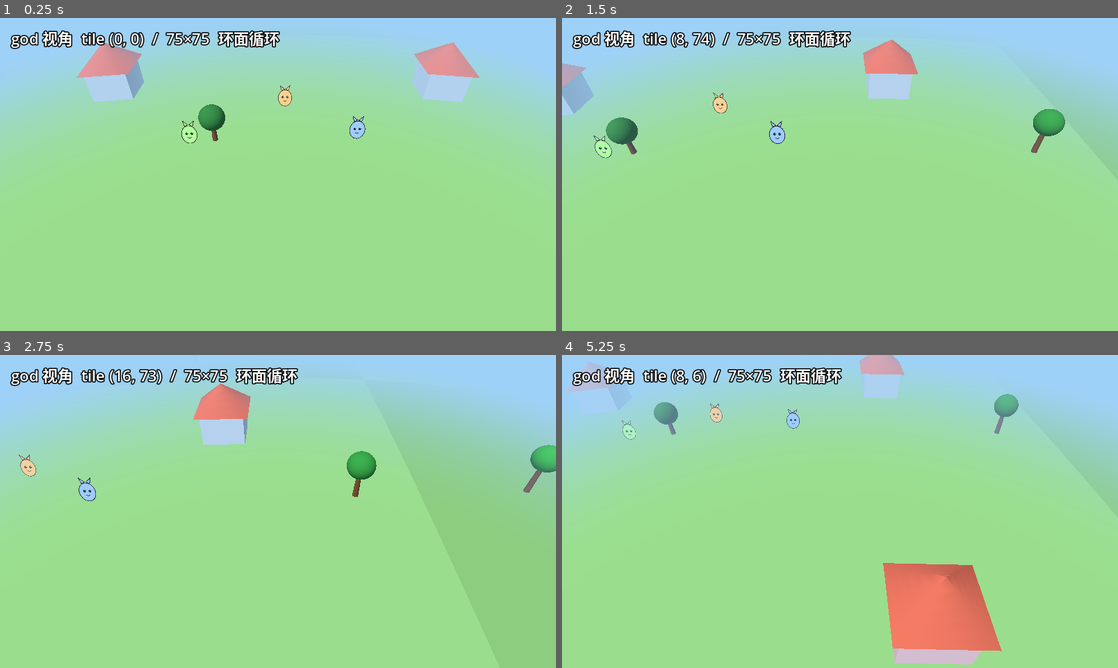
Above: before the commit, frames 1-4 (two rows, left to right).
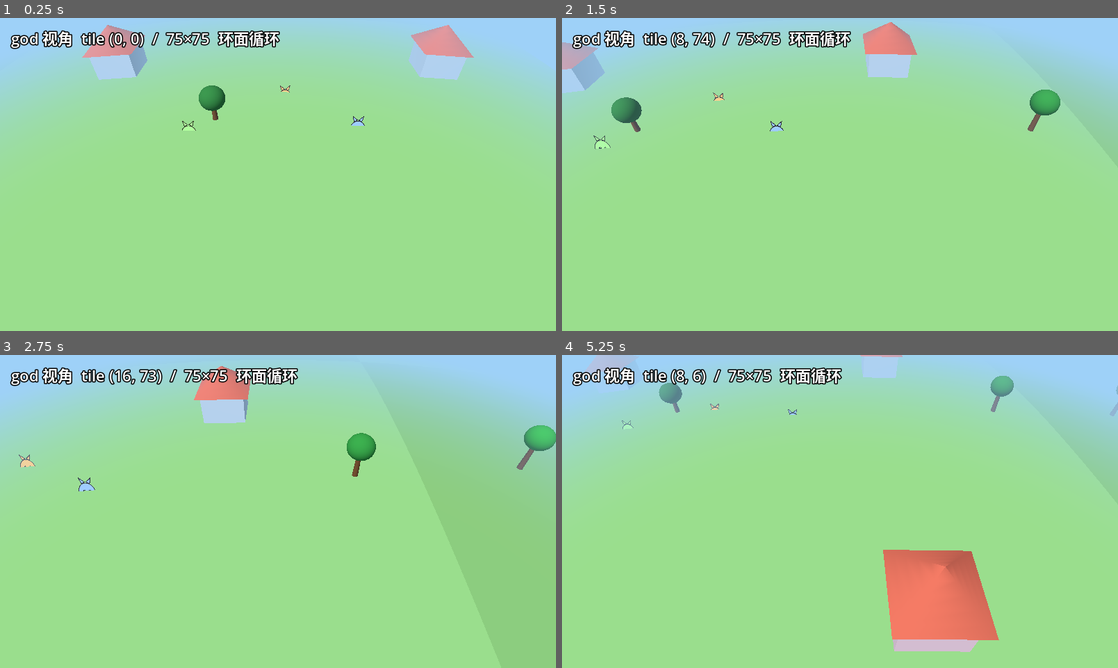
Above: after the commit, the same moments.

Repository: hoveychen/maliang
Game: Godot game, scene res://main.tscn
Two runs of this game, one before a commit and one after it. Both use one fixed random seed, a clock stepped at 60 frames per second and the inputs below.
Inputs (mouse positions are in pixels of both pictures, inside the frame that each line leads up to):
- Up to frame 1 (0.25 s): no input
- Up to frame 2 (1.5 s): tap Enter (ui_accept) at 0.5, 0.77 s; move the mouse to (962, 158) at 0.52 s; hold Right (ui_right) 0.53-1.25 s; click (962, 158) at 0.67 s; drag from (728, 190) to (812, 237) at 1.27 s
- Up to frame 3 (2.75 s): tap Enter (ui_accept) at 2 s; move the mouse to (333, 442) at 2.02 s; hold Right (ui_right) from 2.03 s (still down)
- Up to frame 4 (5.25 s): release Right (ui_right) at 2.75 s; drag from (812, 574) to (673, 464) at 2.77 s; tap Enter (ui_accept) at 3.5, 3.77, 5 s; move the mouse to (1006, 558) at 3.52 s; hold Left (ui_left) 3.53-4.25 s; drag from (673, 464) to (756, 433) at 4.27 s; move the mouse to (867, 511) at 5.02 s; hold Down (ui_down) from 5.03 s (still down); click (867, 511) at 5.17 s

The runs differ from the first frame. In frame 1, 4.4% of the frame differs, in the area x 13-100%, y 2-40%; in frame 2, 4.6%; in frame 3, 3.7%; in frame 4, 4.6%, in the area x 1-100%, y 0-99%.

Commit message:
feat(render): world_bend 轻 PBR + 世界空间弯曲
- 弯曲从视图空间改为 world_vertex_coords 世界空间位移（玩家居中），
  相机/shadow pass 几何一致，为恢复阴影铺路
- 着色器新增 albedo 贴图、normal map、roughness、uv_scale uniform
- BendMat 新增 make_textured() 与 wrap_scene()：把导入 gltf 的
  StandardMaterial3D 换成等效 bend 材质（保留贴图/颜色/粗糙度），带缓存

非 headless --quit 一帧验证：Metal 下 shader 编译无错。

Diff:
--- a/scripts/bend_mat.gd
+++ b/scripts/bend_mat.gd
@@ -1,7 +1,8 @@
 class_name BendMat
 extends RefCounted
 ## 共享 world-bending ShaderMaterial 工厂。
-## 所有世界几何（地块/树/角色）都用它，才能统一跟随弯曲。
+## 所有世界几何（地块/树/房子）都用它，才能统一跟随弯曲。
+## 纯色与贴图两种入口；贴图版可选 normal map（轻 PBR：albedo + normal + 粗糙度常量）。
 
 const CURVATURE := 0.0015  ## 动森式大半径：极缓曲率，大部分平地感、远处缓弯隐去天空
 static var _shader: Shader = null
@@ -17,3 +18,58 @@
 	m.set_shader_parameter("albedo", color)
 	m.set_shader_parameter("curvature", CURVATURE)
 	return m
+
+static func make_textured(
+	tex: Texture2D,
+	color := Color.WHITE,
+	rough := 0.95,
+	uv_scale := Vector2.ONE,
+	normal: Texture2D = null,
+	normal_depth := 1.0,
+) -> ShaderMaterial:
+	var m := make(color)
+	m.set_shader_parameter("albedo_tex", tex)
+	m.set_shader_parameter("roughness", rough)
+	m.set_shader_parameter("uv_scale", uv_scale)
+	if normal != null:
+		m.set_shader_parameter("normal_tex", normal)
+		m.set_shader_parameter("normal_depth", normal_depth)
+	return m
+
+## 把导入模型（如 KayKit gltf）的 StandardMaterial3D 换成等效的 bend 材质，
+## 保留其 albedo 贴图/颜色与粗糙度——否则导入网格不跟随世界弯曲。
+## 对同一 StandardMaterial3D 做缓存，整包资产共享一张调色板 atlas 时只建一个材质。
+static var _wrapped_cache: Dictionary = {}
+
+static func wrap_scene(root: Node) -> void:
+	for node in root.find_children("*", "MeshInstance3D", true, false):
+		var mi: MeshInstance3D = node
+		if mi.mesh == null:
+			continue
+		for s in range(mi.mesh.get_surface_count()):
+			var src := mi.get_active_material(s)
+			if src is ShaderMaterial:
+				continue  # 已是 bend 材质
+			mi.set_surface_override_material(s, _wrap_material(src))
+
+static func _wrap_material(src: Material) -> ShaderMaterial:
+	if src == null:
+		return make(Color.WHITE)
+	var key := src.get_instance_id()
+	if _wrapped_cache.has(key):
+		return _wrapped_cache[key]
+	var m: ShaderMaterial
+	if src is BaseMaterial3D:
+		var b: BaseMaterial3D = src
+		m = make_textured(
+			b.albedo_texture,
+			b.albedo_color,
+			b.roughness,
+			Vector2.ONE,
+			b.normal_texture if b.normal_enabled else null,
+			b.normal_scale if b.normal_enabled else 0.0,
+		)
+	else:
+		m = make(Color.WHITE)
+	_wrapped_cache[key] = m
+	return m
--- a/shaders/world_bend.gdshader
+++ b/shaders/world_bend.gdshader
@@ -1,19 +1,27 @@
 shader_type spatial;
-render_mode cull_back, diffuse_lambert, specular_disabled;
-// World-bending（"小星球"弯曲）：在视图空间按离相机的水平距离平方把顶点往下压，
-// 远处地面向下弯出弧形地平线。逻辑/数据仍是纯平铺环面，只有渲染弯曲。
-// 直接写 POSITION（裁剪空间），绕过默认 MODELVIEW→PROJECTION。
+render_mode cull_back, diffuse_lambert, specular_disabled, world_vertex_coords;
+// World-bending（"小星球"弯曲）：按离世界原点（玩家——渲染是玩家居中的，见 chunk_manager）
+// 的水平距离平方把顶点往下压，远处地面向下弯出弧形地平线。
+// 用 world_vertex_coords 在世界空间位移：相机 pass 与 shadow pass 几何一致，阴影不错位
+// （旧版在视图空间位移，shadow pass 的"视图"是光源 → 阴影错位，只能关阴影）。
+// 逻辑/数据仍是纯平铺环面，只有渲染弯曲。
 
 uniform vec3 albedo : source_color = vec3(0.46, 0.72, 0.40);
+uniform sampler2D albedo_tex : source_color, hint_default_white, filter_linear_mipmap;
+uniform sampler2D normal_tex : hint_normal, filter_linear_mipmap;
+uniform float normal_depth : hint_range(-2.0, 2.0) = 0.0;
+uniform float roughness : hint_range(0.0, 1.0) = 0.95;
+uniform vec2 uv_scale = vec2(1.0);
 uniform float curvature = 0.018;
 
 void vertex() {
-	vec3 vv = (MODELVIEW_MATRIX * vec4(VERTEX, 1.0)).xyz;
-	vv.y -= curvature * (vv.x * vv.x + vv.z * vv.z);
-	POSITION = PROJECTION_MATRIX * vec4(vv, 1.0);
+	VERTEX.y -= curvature * dot(VERTEX.xz, VERTEX.xz);
 }
 
 void fragment() {
-	ALBEDO = albedo;
-	ROUGHNESS = 0.95;
+	vec2 uv = UV * uv_scale;
+	ALBEDO = albedo * texture(albedo_tex, uv).rgb;
+	ROUGHNESS = roughness;
+	NORMAL_MAP = texture(normal_tex, uv).rgb;
+	NORMAL_MAP_DEPTH = normal_depth;
 }
